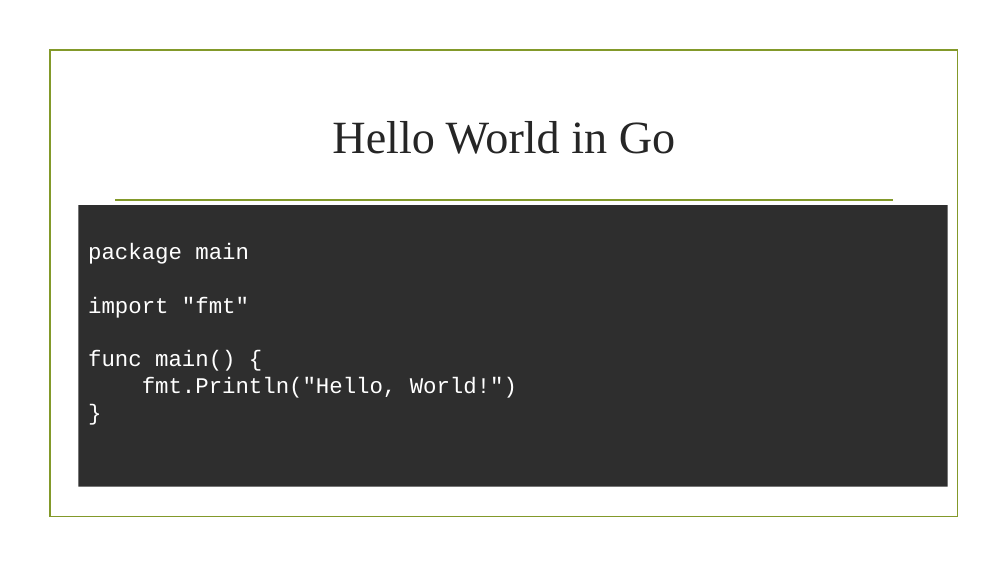
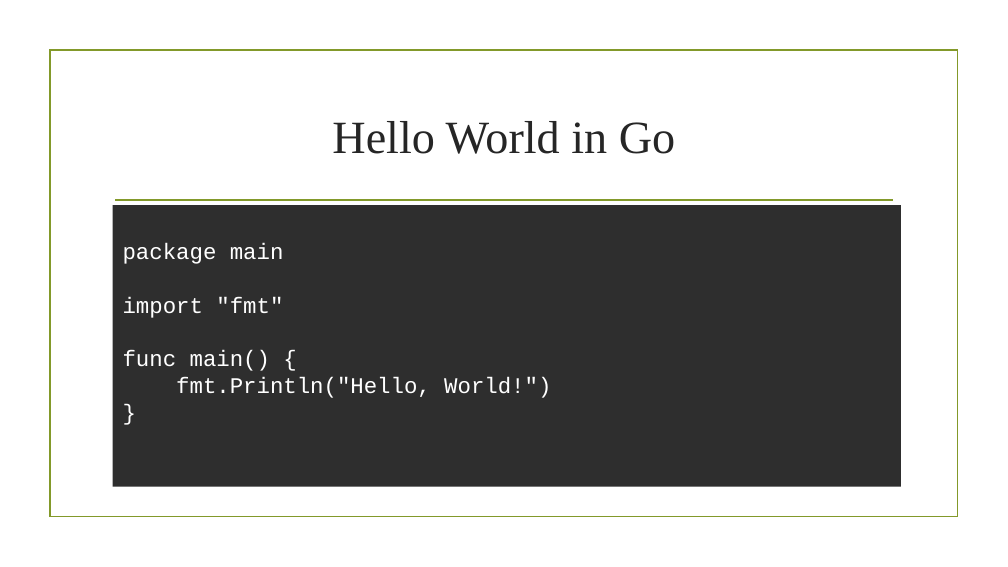
Before and after one commit to CodeWithDhruvX/coding_ppt, a slide deck: slide 6 of ppt/golang/interview_questions/1/why_go.pptx. Drawn at 1008x567 pixels with LibreOffice and Linux fonts; fonts in the diff are those of the drawing; background and template pictures are left out. Boxes give left, top, right and bottom in pixels: in the first picture for what was removed or moved away, otherwise in the second. Text is boxed around its words. In the diff, an @@ line names an element or a change of style, - is before the commit and + after.

```diff
--- a/ppt/golang/interview_questions/1/why_go.pptx
+++ b/ppt/golang/interview_questions/1/why_go.pptx
@@ rectangle "package main import "fmt" func ...": place and size @@
-rectangle "package main import "fmt" func ..." at [79,206,948,487]
+rectangle "package main import "fmt" func ..." at [113,206,901,487]
```
Also in this commit, not shown: 1 slide removed, 3 other files.
